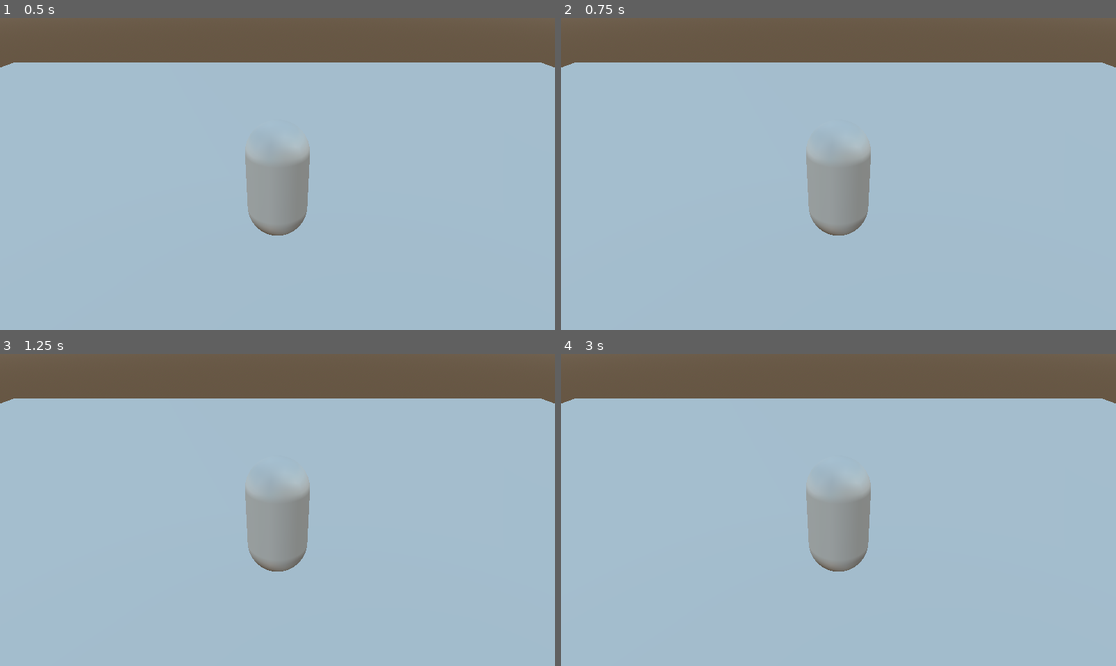
Above: before the commit, frames 1-4 (two rows, left to right).
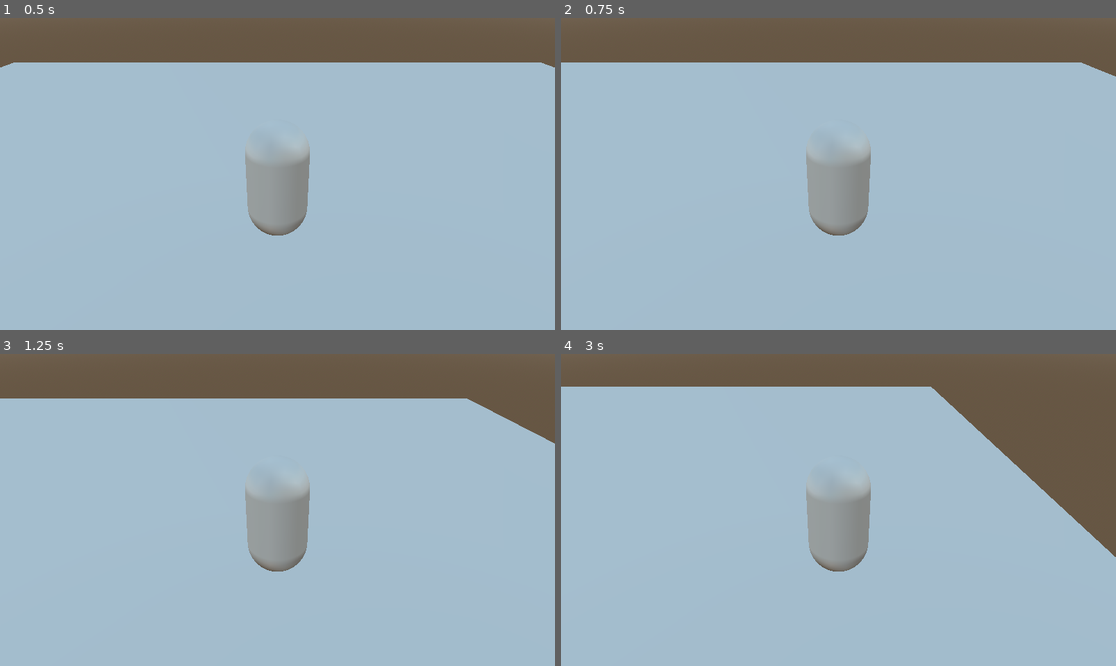
Above: after the commit, the same moments.

Repository: Mo-Tx/rush-n-snail
Game: Godot game, scene res://game.tscn
Two runs of this game, one before a commit and one after it. Both use one fixed random seed, a clock stepped at 60 frames per second and the inputs below.
Inputs:
- Up to frame 1 (0.5 s): no input
- Up to frame 2 (0.75 s): tap Enter at 0.5 s; hold D (RIGHT, bound only after the commit) from 0.53 s (still down)
- Up to frame 3 (1.25 s): keep holding D (RIGHT, bound only after the commit)
- Up to frame 4 (3 s): release D (RIGHT, bound only after the commit) at 1.28 s; hold S (BACK, bound only after the commit) 1.28-2.03 s; tap Space at 2 s; hold D (RIGHT, bound only after the commit) 2.03-2.78 s; hold W (FORWARD, bound only after the commit) from 2.78 s (still down)

Frame 1 is identical in both runs. In frame 2, 0.1% of the frame differs, in the area x 0-100%, y 14-19%; in frame 3, 1.1%; in frame 4, 10%, in the area x 0-100%, y 10-66%.

Commit message:
forgot to also upload this lol

Diff:
--- a/project.godot
+++ b/project.godot
@@ -15,6 +15,29 @@
 config/features=PackedStringArray("4.2", "GL Compatibility")
 config/icon="res://icon.svg"
 
+[input]
+
+FORWARD={
+"deadzone": 0.5,
+"events": [Object(InputEventKey,"resource_local_to_scene":false,"resource_name":"","device":-1,"window_id":0,"alt_pressed":false,"shift_pressed":false,"ctrl_pressed":false,"meta_pressed":false,"pressed":false,"keycode":0,"physical_keycode":87,"key_label":0,"unicode":122,"echo":false,"script":null)
+]
+}
+BACK={
+"deadzone": 0.5,
+"events": [Object(InputEventKey,"resource_local_to_scene":false,"resource_name":"","device":-1,"window_id":0,"alt_pressed":false,"shift_pressed":false,"ctrl_pressed":false,"meta_pressed":false,"pressed":false,"keycode":0,"physical_keycode":83,"key_label":0,"unicode":115,"echo":false,"script":null)
+]
+}
+LEFT={
+"deadzone": 0.5,
+"events": [Object(InputEventKey,"resource_local_to_scene":false,"resource_name":"","device":-1,"window_id":0,"alt_pressed":false,"shift_pressed":false,"ctrl_pressed":false,"meta_pressed":false,"pressed":false,"keycode":0,"physical_keycode":65,"key_label":0,"unicode":113,"echo":false,"script":null)
+]
+}
+RIGHT={
+"deadzone": 0.5,
+"events": [Object(InputEventKey,"resource_local_to_scene":false,"resource_name":"","device":-1,"window_id":0,"alt_pressed":false,"shift_pressed":false,"ctrl_pressed":false,"meta_pressed":false,"pressed":false,"keycode":0,"physical_keycode":68,"key_label":0,"unicode":100,"echo":false,"script":null)
+]
+}
+
 [rendering]
 
 renderer/rendering_method="gl_compatibility"
